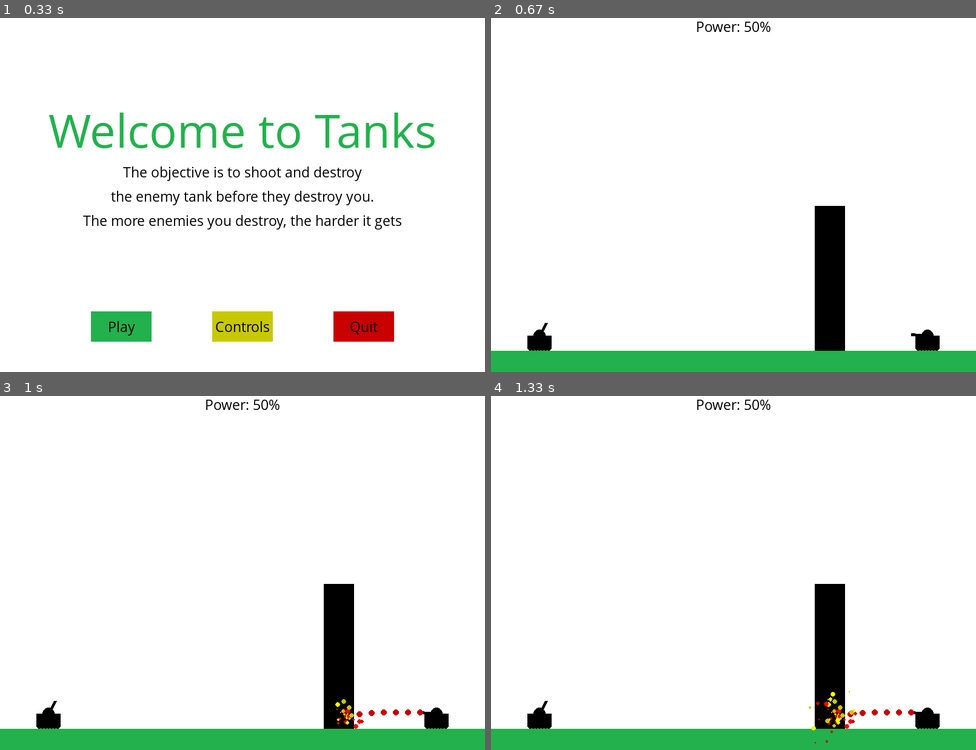
Above: before the commit, frames 1-4 (two rows, left to right).
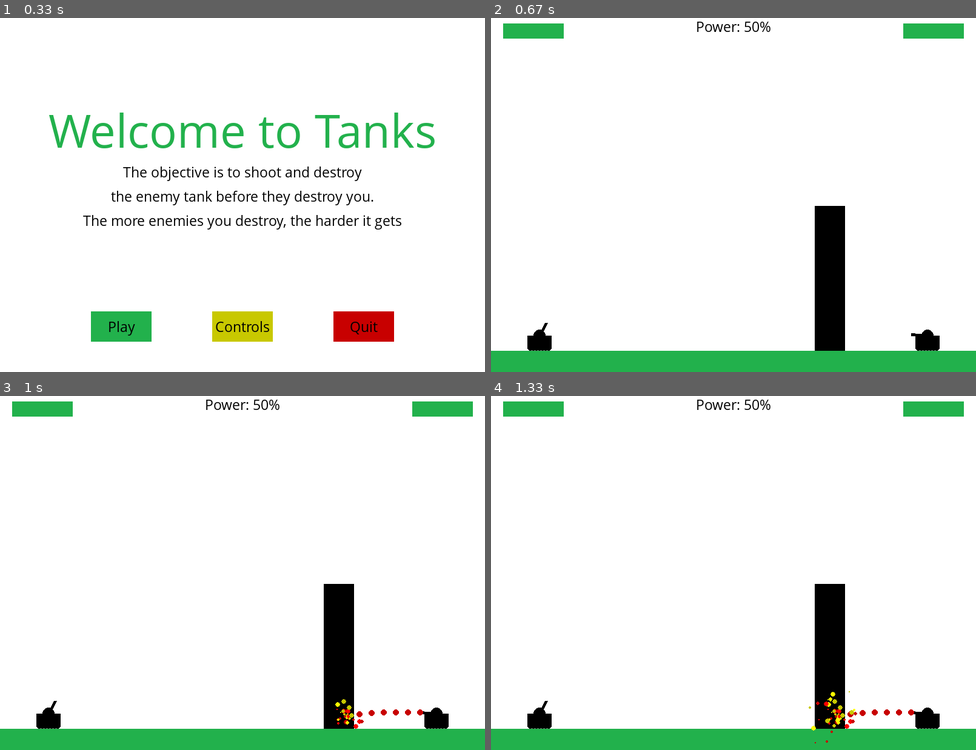
Above: after the commit, the same moments.

Repository: NikhilHeda/PyGame---Practice
Game: pygame game, started from code.py
Two runs of this game, one before a commit and one after it. Both use one fixed random seed, a clock stepped at 60 frames per second and the inputs below.
Inputs:
- Up to frame 1 (0.33 s): no input
- Up to frame 2 (0.67 s): tap C at 0.33 s
- Up to frame 3 (1 s): tap Space at 0.67 s
- Up to frame 4 (1.33 s): no input

Frame 1 is identical in both runs. In frame 2, 1.1% of the frame differs, in the area x 2-98%, y 1-6%; in frame 3, 1.1%; in frame 4, 1.1%.

Commit message:
Added health bars

Diff:
--- a/code.py
+++ b/code.py
@@ -368,9 +368,30 @@
 def power(level):
 	message_to_screen("Power: " + str(level) + "%", black, y_displace = -270)
 
+def health_bars(player_health, enemy_health):
+	if player_health > 75:
+		player_health_color = green
+	elif player_health >50:
+		player_health_color = yellow
+	else:
+		player_health_color = red
+
+	if enemy_health > 75:
+		enemy_health_color = green
+	elif enemy_health >50:
+		enemy_health_color = yellow
+	else:
+		enemy_health_color = red
+
+	pygame.draw.rect(gameDisplay, player_health_color, (680, 25, player_health, 25))
+	pygame.draw.rect(gameDisplay, enemy_health_color, (20, 25, enemy_health, 25))
+
 def gameLoop():
 	gameExit = False
 	gameOver = False
+
+	player_health = 100
+	enemy_health = 100
 
 	mainTankX = display_width * 0.9
 	mainTankY = display_height * 0.9
@@ -456,6 +477,7 @@
 			mainTankX -= 5
 
 		gameDisplay.fill(white)
+		health_bars(player_health, enemy_health)
 		gun = tank(mainTankX, mainTankY, currentTurPos)
 
 		enemy_gun = enemy_tank(enemyTankX, enemyTankY, 8)
